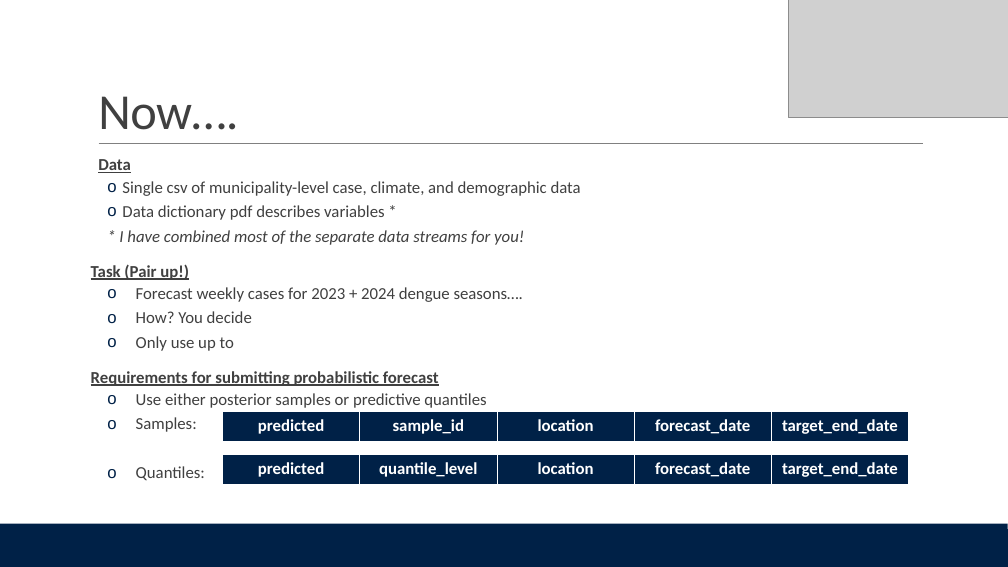
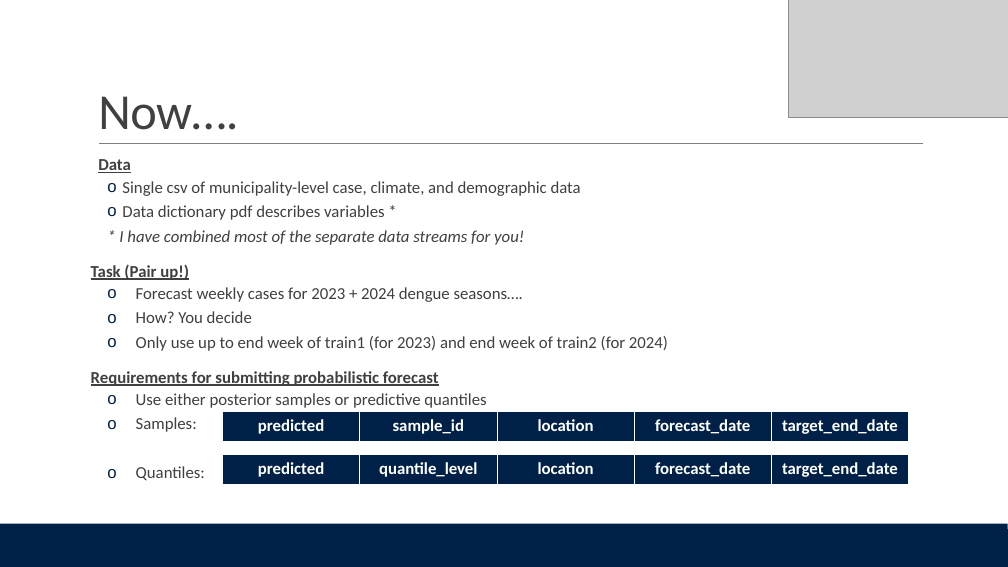
Before and after one commit to cathalmills/forecasting_hackathon, a slide deck: slide 14 of forecast_hackathon.pptx. Drawn at 1008x567 pixels with LibreOffice and Linux fonts; fonts in the diff are those of the drawing; grey boxes stand for pictures. Boxes give left, top, right and bottom in pixels: in the first picture for what was removed or moved away, otherwise in the second. Text is boxed around its words. In the diff, an @@ line names an element or a change of style, - is before the commit and + after.

```diff
--- a/forecast_hackathon.pptx
+++ b/forecast_hackathon.pptx
@@ text at bbox=[136, 336, 668, 351]: text changed @@
-  o Only use up to
+  o Only use up to end week of train1 (for 2023) and end week of train2 (for 2024)
```
